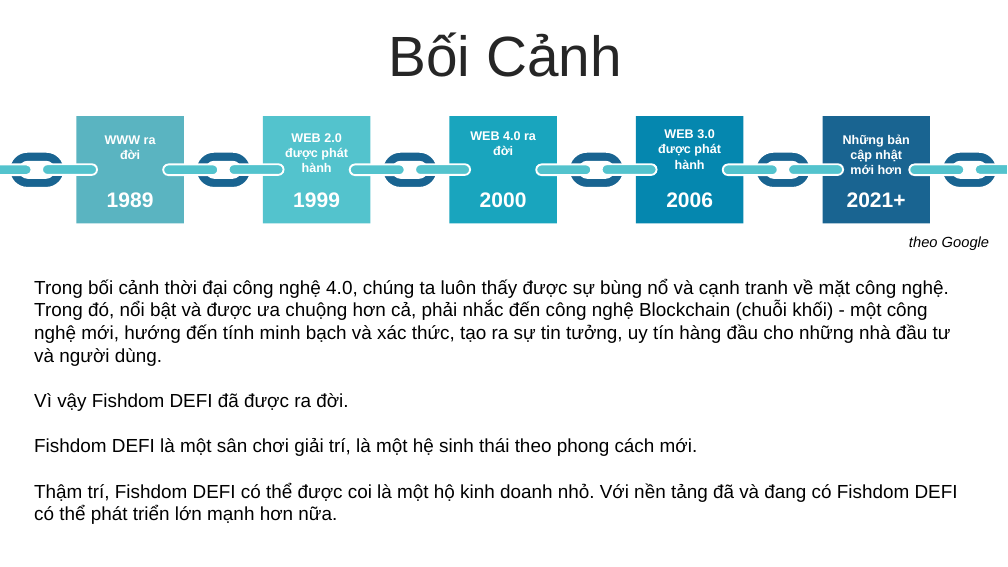
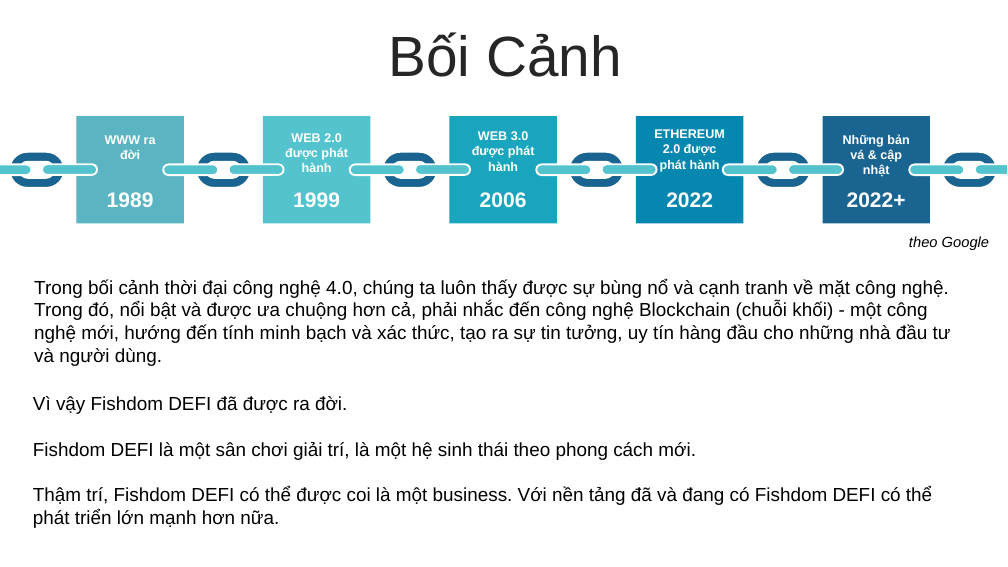
Before and after one commit to augustusflynn/Fishdom_DEFI_Project, a slide deck: slide 4 of FishdomDEFI.pptx. Drawn at 1008x567 pixels with LibreOffice and Linux fonts; fonts in the diff are those of the drawing. Boxes give left, top, right and bottom in pixels: in the first picture for what was removed or moved away, otherwise in the second. Text is boxed around its words. In the diff, an @@ line names an element or a change of style, - is before the commit and + after.

```diff
--- a/FishdomDEFI.pptx
+++ b/FishdomDEFI.pptx
@@ text at (472,131,535,171): text changed @@
-WEB 4.0 ra đời
+WEB 3.0 được phát hành
@@ text at (654,129,725,172): text changed @@
-WEB 3.0 được phát hành
+ETHEREUM 2.0 được phát hành
@@ text at (843,134,909,177): text changed @@
-Những bản cập nhật mới hơn
+Những bản vá & cập nhật
@@ text at (480,192,527,207): text changed @@
-2000
+2006
@@ text at (666,192,713,208): text changed @@
-2006
+2022
@@ text at (847,192,906,207): text changed @@
-2021+
+2022+
@@ text added at (33,396,932,528), 18 pt, text #000000 @@
+Vì vậy Fishdom DEFI đã được ra đời.
+Fishdom DEFI là một sân chơi giải trí, là một hệ sinh thái theo phong cách mới.
+Thậm trí, Fishdom DEFI có thể được coi là một business. Với nền tảng đã và đang có Fishdom DEFI có thể phát triển lớn mạnh hơn nữa.
@@ text at (34,393,958,524): paragraphs removed @@
-Vì vậy Fishdom DEFI đã được ra đời.
-Fishdom DEFI là một sân chơi giải trí, là một hệ sinh thái theo phong cách mới.
-Thậm trí, Fishdom DEFI có thể được coi là một hộ kinh doanh nhỏ. Với nền tảng đã và đang có Fishdom DEFI có thể phát triển lớn mạnh hơn nữa.
```
Also in this commit, not shown: 2 other slides changed, 10 slides added, 2 slides removed, 1 other file.
